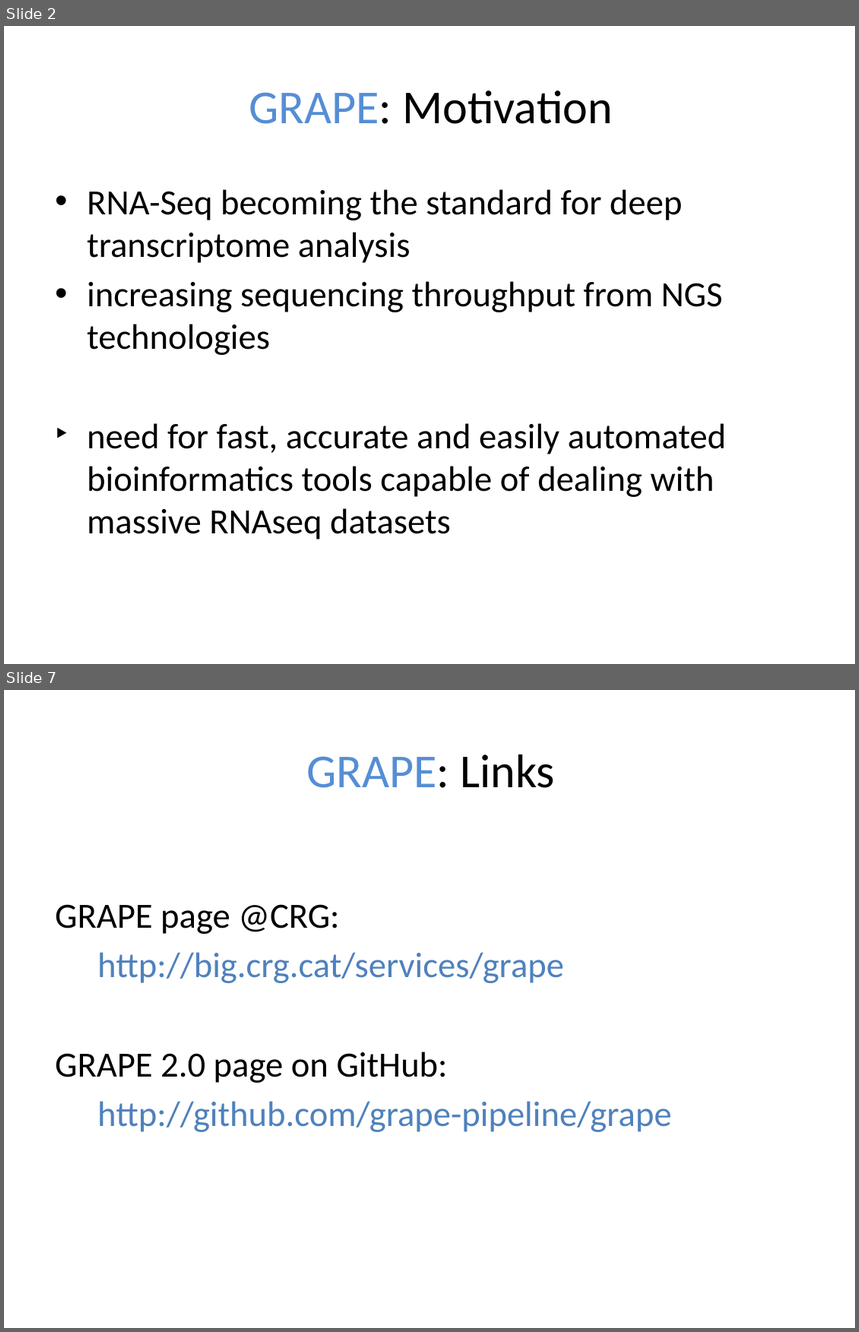
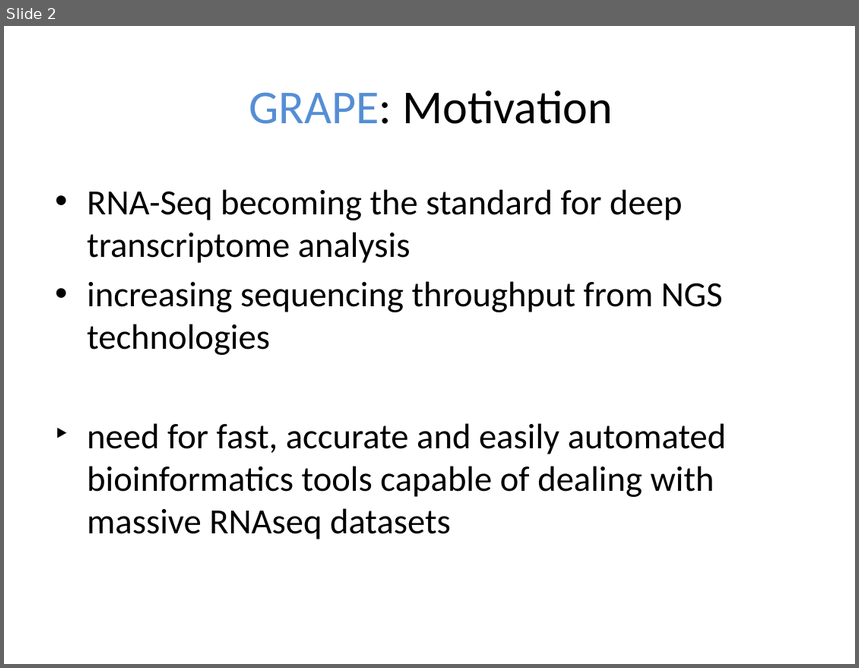
Before and after one commit to emi80/presentations, a slide deck: GRAPE/GRAPE.pptx. Shown one above the other, each under a label of ours: slides 2 and 7 before the commit, slide 2 after it; the slides between them are not shown. The pictures are 859x1332 and 859x668 pixels, drawn with LibreOffice and Linux fonts; fonts in the diff are those of the drawing. Boxes give left, top, right and bottom in pixels: in the first picture for what was removed or moved away, otherwise in the second. Text is boxed around its words. In the diff, an @@ line names an element or a change of style, - is before the commit and + after.

```diff
--- a/GRAPE/GRAPE.pptx
+++ b/GRAPE/GRAPE.pptx
@@ slide 7 removed at box(4, 690, 855, 1328), background #FFFFFF @@
@@ title removed at box(306, 754, 555, 788) @@
-GRAPE: Links
@@ text removed at box(55, 904, 672, 1132) @@
-GRAPE page @CRG:
-http://big.crg.cat/services/grape
-GRAPE 2.0 page on GitHub:
-http://github.com/grape-pipeline/grape
```
Also in this commit, not shown: 5 slides changed.
